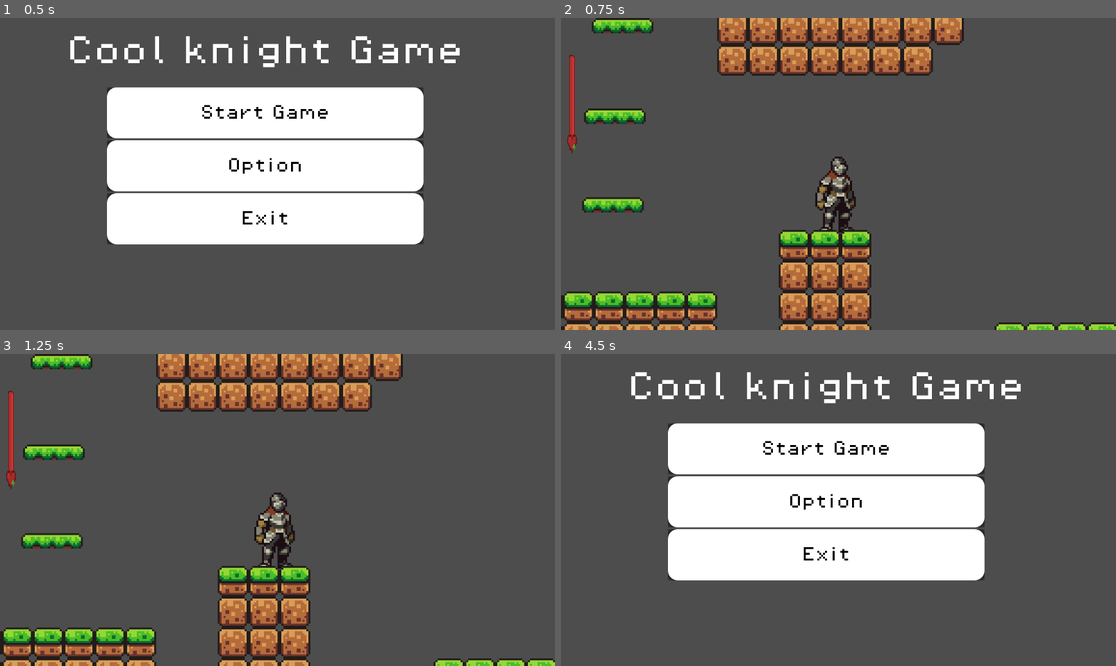
Above: before the commit, frames 1-4 (two rows, left to right).
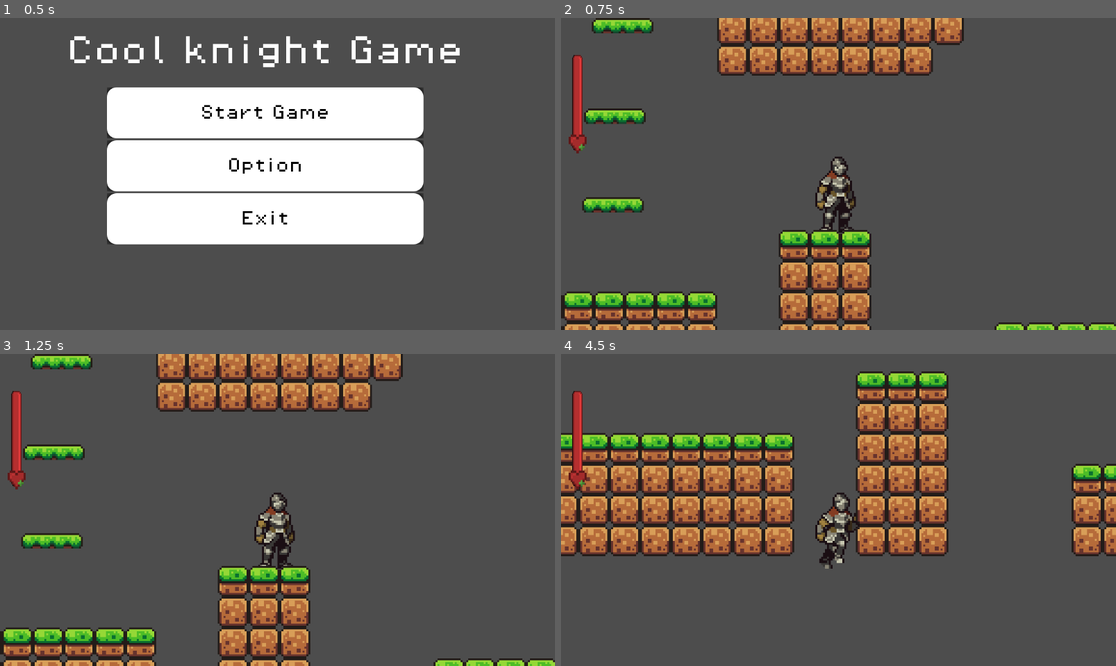
Above: after the commit, the same moments.

Repository: matias-craft/MyKnightGame1
Game: Godot game, scene res://scenes/main_menu.tscn
Two runs of this game, one before a commit and one after it. Both use one fixed random seed, a clock stepped at 60 frames per second and the inputs below.
Inputs (mouse positions are in pixels of both pictures, inside the frame that each line leads up to):
- Up to frame 1 (0.5 s): no input
- Up to frame 2 (0.75 s): click "Start Game" at 0.5 s
- Up to frame 3 (1.25 s): no input
- Up to frame 4 (4.5 s): tap Enter at 1.25 s; move the mouse to (960, 494) at 1.27 s; hold D (move_right) 1.28-2.78 s; click (960, 494) at 1.35 s; tap W (jump) at 1.52, 1.55, 1.82, 2.1, 2.27, 2.57, 3.05, 3.77, 4.07 s; move the mouse to (727, 525) at 2.02 s; click (727, 525) at 2.3 s; move the mouse to (894, 441) at 2.77 s; hold A (move_left) 2.78-3.53 s; click (894, 441) at 2.85 s; move the mouse to (810, 572) at 3.52 s; hold D (move_right) from 3.53 s (still down); right-click (810, 572) at 3.6 s; click (810, 572) at 3.8 s; move the mouse to (1005, 556) at 4.27 s; tap Shift (slide) at 4.35 s

Frame 1 is identical in both runs. In frame 2, 0.8% of the frame differs, in the area x 1-5%, y 11-44%; in frame 3, 0.8%; in frame 4, 42%, in the area x 0-100%, y 5-73%.

Commit message:
fixed enemy health and buffed player dash

Diff:
--- a/scenes/enemy.gd
+++ b/scenes/enemy.gd
@@ -8,6 +8,7 @@
 @export var stopping_distance: float = 55.0
 @export var max_health: int = 50
 
+
 # --- STATE MACHINE ---
 enum State { PATROL, CHASE, ATTACKING, DEAD }
 var current_state = State.PATROL
@@ -17,11 +18,18 @@
 var current_health: int = 50
 
 @onready var sprite = $AnimatedSprite2D
+@onready var health_bar = $HealthBar # Make sure this name matches the node!
 @onready var floor_checker = $FloorChecker
-
 func _ready():
 	current_health = max_health
+	# Setup the bar values automatically
+	if health_bar:
+		health_bar.max_value = max_health
+		health_bar.value = current_health
 	add_to_group("Enemy")
+
+
+
 
 func _physics_process(delta: float) -> void:
 	if current_state == State.DEAD:
@@ -52,33 +60,21 @@
 		sprite.flip_h = !sprite.flip_h
 		floor_checker.position.x *= -1
 
-func _chase_logic():
-	if not player:
-		current_state = State.PATROL
-		return
-
-	# Fixed the typo here: changed dir_x_to_player to dist_to_player
-	var dist_to_player = player.global_position.x - global_position.x
-	var dir = sign(dist_to_player)
-
-	sprite.flip_h = dir < 0
-	floor_checker.position.x = abs(floor_checker.position.x) * dir
-
-	if abs(dist_to_player) > stopping_distance:
-		velocity.x = dir * speed
-		sprite.play("run")
-		if is_on_floor() and (is_on_wall() or not floor_checker.is_colliding()):
-			velocity.y = jump_velocity
-	else:
-		velocity.x = move_toward(velocity.x, 0, speed)
-		sprite.play("idle")
 
 # --- HEALTH & DAMAGE ---
 
 func take_damage(amount: int):
 	if current_state == State.DEAD: return
+
 	current_health -= amount
 
+	# UPDATE THE BAR HERE
+	if health_bar:
+		health_bar.value = current_health
+
+	print("Skeleton Health: ", current_health)
+
+	# Visual hit effect
 	sprite.modulate = Color.RED
 	await get_tree().create_timer(0.1).timeout
 	sprite.modulate = Color.WHITE
@@ -121,3 +117,28 @@
 	if body == player:
 		player = null
 		current_state = State.PATROL
+func _chase_logic():
+	if not player:
+		current_state = State.PATROL
+		return
+
+	var dist_to_player = player.global_position.x - global_position.x
+	var abs_dist = abs(dist_to_player)
+	var dir = sign(dist_to_player)
+
+	sprite.flip_h = dir < 0
+	floor_checker.position.x = abs(floor_checker.position.x) * dir
+
+	if abs_dist > stopping_distance:
+		velocity.x = dir * speed
+		sprite.play("run")
+		if is_on_floor() and (is_on_wall() or not floor_checker.is_colliding()):
+			velocity.y = jump_velocity
+	else:
+		# --- FAIL-SAFE ATTACK ---
+		velocity.x = move_toward(velocity.x, 0, speed)
+		sprite.play("idle")
+
+		# If we are close and the cooldown is ready, ATTACK!
+		if can_attack:
+			_perform_attack(player)
--- a/scenes/enemy.tscn
+++ b/scenes/enemy.tscn
@@ -325,7 +325,7 @@
 radius = 161.034
 
 [sub_resource type="RectangleShape2D" id="RectangleShape2D_xwavj"]
-size = Vector2(41.85395, 25.926983)
+size = Vector2(67.61025, 50.439392)
 
 [sub_resource type="AtlasTexture" id="AtlasTexture_nenq2"]
 atlas = ExtResource("6_xwavj")
@@ -343,17 +343,17 @@
 
 [node name="AnimatedSprite2D" type="AnimatedSprite2D" parent="." unique_id=404855014]
 sprite_frames = SubResource("SpriteFrames_gst0f")
-animation = &"death"
+animation = &"idle"
 autoplay = "idle"
-frame = 12
-frame_progress = 1.0
 
 [node name="CollisionShape2D" type="CollisionShape2D" parent="." unique_id=991587759]
+visible = false
 z_index = 2
 position = Vector2(-3, 9)
 shape = SubResource("CapsuleShape2D_5uy6h")
 
 [node name="DetectionArea" type="Area2D" parent="." unique_id=396060795]
+visible = false
 collision_layer = 0
 collision_mask = 2
 
@@ -366,21 +366,24 @@
 collision_mask = 2
 
 [node name="CollisionShape2D" type="CollisionShape2D" parent="AttackArea" unique_id=625532241]
-position = Vector2(28.439238, -0.085348636)
+position = Vector2(15.5610895, 6.9756613)
 shape = SubResource("RectangleShape2D_xwavj")
 
 [node name="FloorChecker" type="RayCast2D" parent="." unique_id=824308954]
+visible = false
 position = Vector2(12.878142, 30.048998)
 
 [node name="WallChecker" type="RayCast2D" parent="." unique_id=2143047520]
+visible = false
 position = Vector2(22.536749, 1.0731785)
 target_position = Vector2(8.585428, 0)
 
-[node name="TextureProgressBar" type="TextureProgressBar" parent="." unique_id=357580458]
+[node name="HealthBar" type="TextureProgressBar" parent="." unique_id=357580458]
 offset_left = -24.683104
 offset_top = -23.609926
 offset_right = 22.371653
 offset_bottom = -17.170855
+max_value = 50.0
 nine_patch_stretch = true
 texture_under = SubResource("AtlasTexture_nenq2")
 texture_progress = SubResource("AtlasTexture_gst0f")
--- a/scenes/game.tscn
+++ b/scenes/game.tscn
@@ -214,7 +214,7 @@
 custom_minimum_size = Vector2(3, 3)
 offset_left = 8.000061
 offset_top = 72.0
-offset_right = 36.00006
+offset_right = 57.74511
 offset_bottom = 237.66666
 scale = Vector2(0.98502135, 1.3075838)
 fill_mode = 3
--- a/scenes/player.gd
+++ b/scenes/player.gd
@@ -3,11 +3,11 @@
 # --- CONFIGURATION ---
 const SPEED = 300.0
 const JUMP_VELOCITY = -300.0
-const DASH_SPEED = 900.0
-const DASH_DURATION = 0.2
-const DASH_COOLDOWN = 1.0
+const DASH_SPEED = 1000.0
+const DASH_DURATION = 0.5
+const DASH_COOLDOWN = 5.0
 const SLIDE_SPEED = 500.0
-const SLIDE_DURATION = 0.4
+const SLIDE_DURATION = 1
 
 # Preload your ghost scene for dashing
 const GHOST_SCENE = preload("res://scenes/dash_ghost.tscn")
@@ -194,4 +194,4 @@
 
 func _on_sword_area_body_entered(body: Node2D) -> void:
 	if body.is_in_group("Enemy") and body.has_method("take_damage"):
-		body.take_damage(25)
+		body.take_damage(5)
--- a/scenes/player.tscn
+++ b/scenes/player.tscn
@@ -269,9 +269,9 @@
 "duration": 1.0,
 "texture": SubResource("AtlasTexture_mx1m4")
 }],
-"loop": true,
+"loop": false,
 "name": &"death",
-"speed": 5.0
+"speed": 10.0
 }, {
 "frames": [{
 "duration": 1.0,
@@ -379,7 +379,7 @@
 height = 36.0
 
 [sub_resource type="RectangleShape2D" id="RectangleShape2D_487ah"]
-size = Vector2(31, 38)
+size = Vector2(72, 41)
 
 [node name="player" type="CharacterBody2D" unique_id=1194610403]
 collision_layer = 2
@@ -401,7 +401,7 @@
 position = Vector2(-11, -8)
 
 [node name="CollisionShape2D" type="CollisionShape2D" parent="SwordArea" unique_id=355448254]
-position = Vector2(71.5, -14)
+position = Vector2(43, -13)
 shape = SubResource("RectangleShape2D_487ah")
 disabled = true
 
